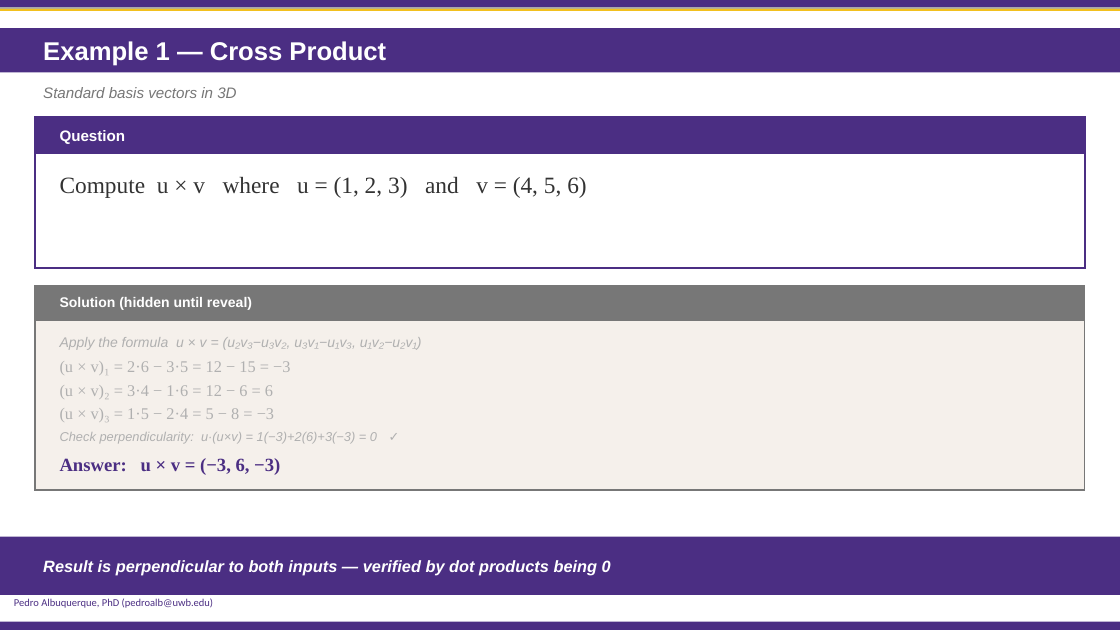
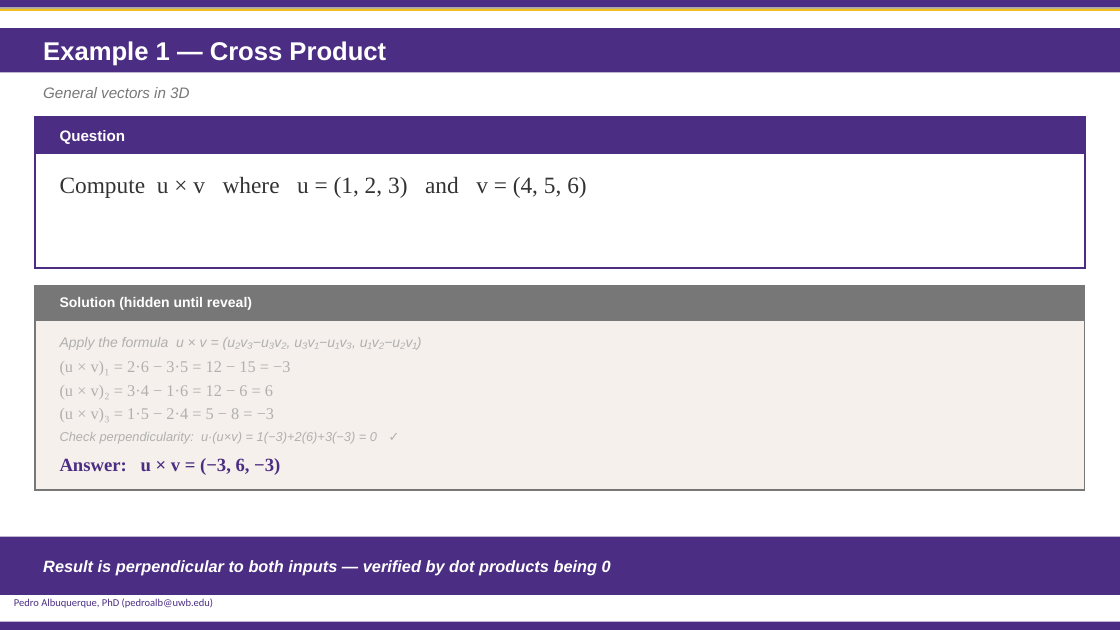
Before and after one commit to PedroBSB/BDATA412, a slide deck: slide 100 of 01 - Advanced Data Visualization.pptx. Drawn at 1120x630 pixels with LibreOffice and Linux fonts; fonts in the diff are those of the drawing; background and template pictures are left out. Boxes give left, top, right and bottom in pixels: in the first picture for what was removed or moved away, otherwise in the second. Text is boxed around its words. In the diff, an @@ line names an element or a change of style, - is before the commit and + after.

```diff
--- a/01 - Advanced Data Visualization.pptx
+++ b/01 - Advanced Data Visualization.pptx
@@ text at (43,87,189,98): text changed @@
-Standard basis vectors in 3D
+General vectors in 3D
```
Also in this commit, not shown: 19 other slides changed.
